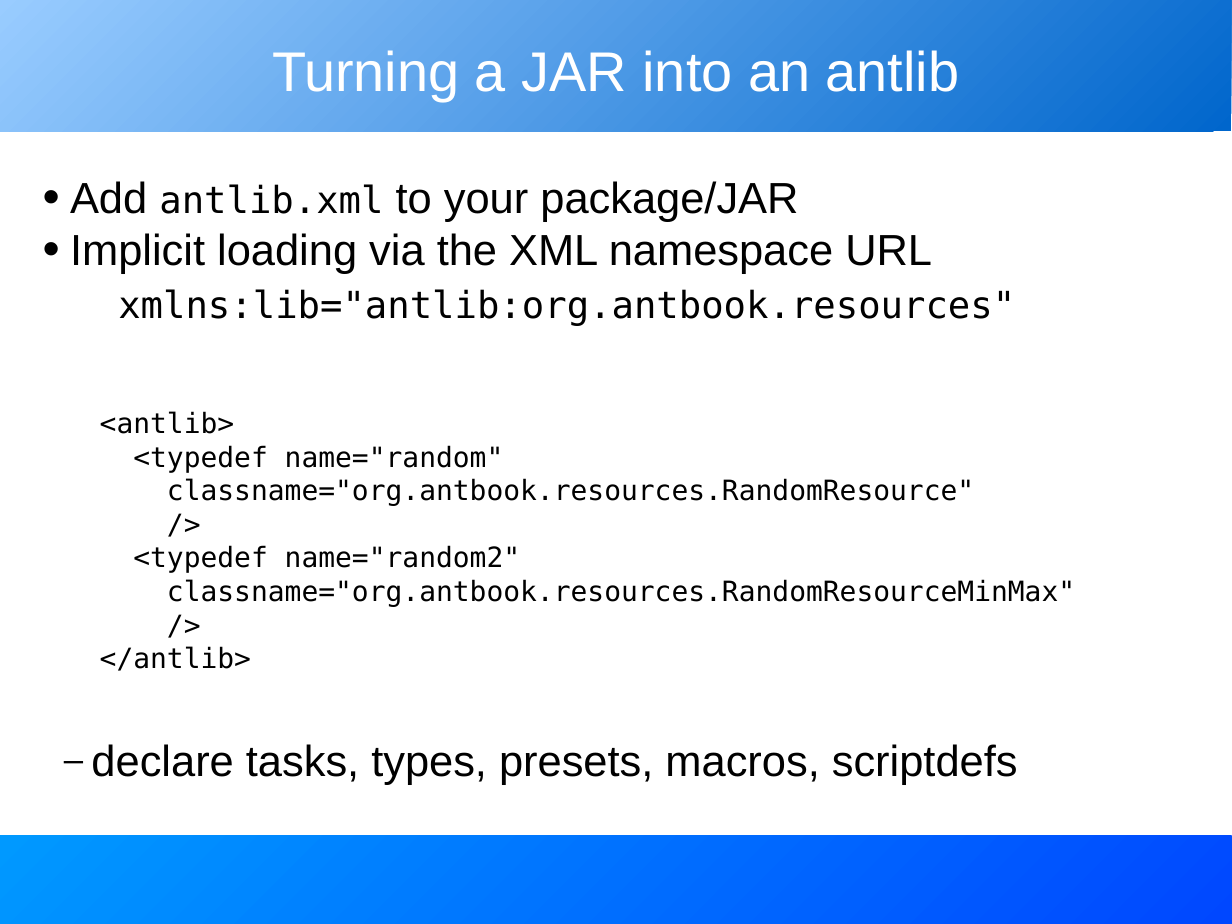
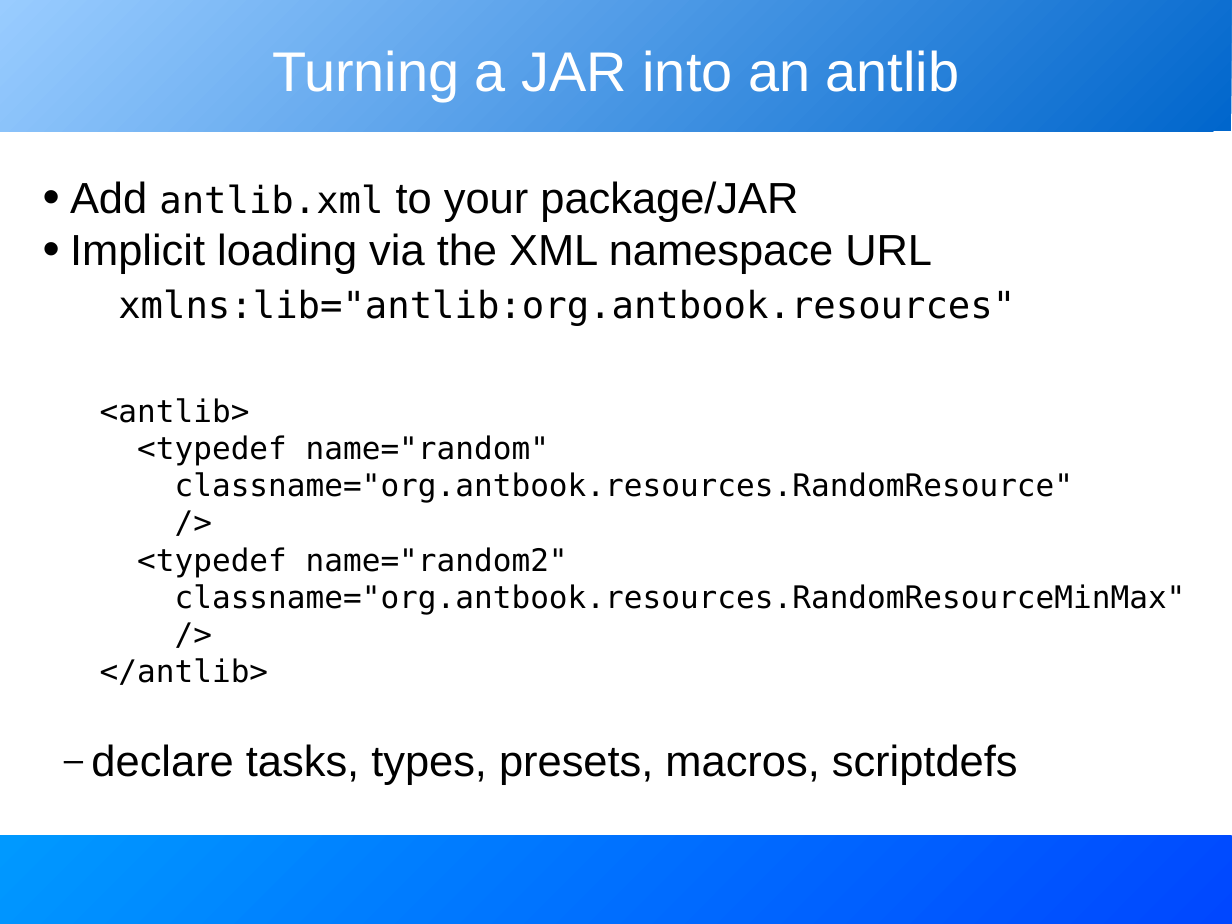
Before and after one commit to BeatrizTercero/repoSvnAnt, a slide deck: slide 32 of core/trunk/docs/slides/extending_ant.odp. Drawn at 1232x924 pixels with LibreOffice and Linux fonts; fonts in the diff are those of the drawing. Boxes give left, top, right and bottom in pixels: in the first picture for what was removed or moved away, otherwise in the second. Text is boxed around its words. In the diff, an @@ line names an element or a change of style, - is before the commit and + after.

```diff
--- a/core/trunk/docs/slides/extending_ant.odp
+++ b/core/trunk/docs/slides/extending_ant.odp
@@ text "<antlib>": place and size @@
-text "<antlib>" at [100, 411, 1075, 671]
+text "<antlib>" at [100, 398, 1186, 685]
@@ text "<antlib>" at [100, 398, 1186, 685]: size 18 to 20 pt @@
```
Also in this commit, not shown: 15 other slides changed.
